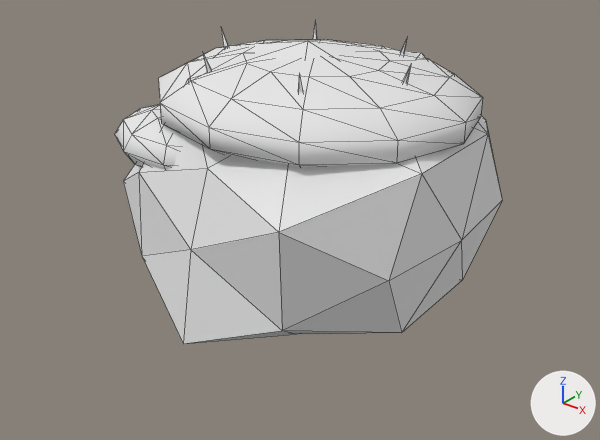
The glTF model assets/props/Rocks/BoulderMossy/BoulderMossy.glb: old version first, new version second.
Rendered twice from a 50 mm lens placed at (5.51, -7.02, 5.14), pointed at (0.16, -0.34, 1.0). Every picture has the same lights, and +X, +Y and +Z are marked at lower right. The picture after the commit comes second. Mesh edges are drawn as thin lines. Where no turn or scale is listed for an object, it has been applied to the vertices. Vertices at exactly the same position are counted once.

In view in the first picture: 'Body'.
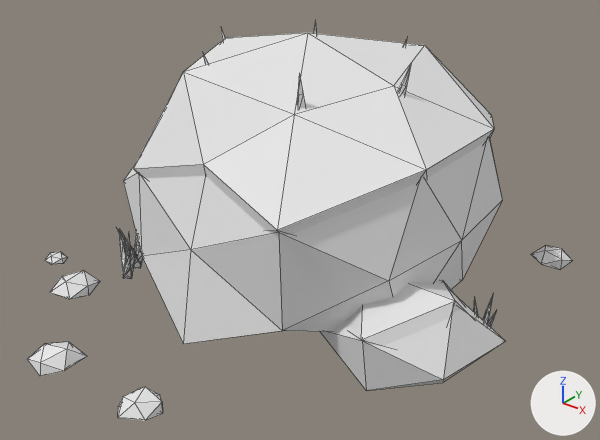
Location of each change, (x1, y1, x2, y2) in pixels of the pictures (600 x 440 px):
'Body', reshaped (41% wider, 23% taller): before (114, 20, 502, 344); after (27, 20, 573, 420)
part 1 of me_mesh_0, added: after (473, 297, 478, 316)
part 2 of me_mesh_0, added: after (123, 232, 131, 271)
part 3 of me_mesh_0, added: after (119, 233, 126, 274)
part 4 of me_mesh_0, added: after (134, 235, 140, 254)
part 5 of me_mesh_0, rebuilt: before (158, 39, 483, 167); after (133, 33, 494, 234)
part 6 of me_mesh_0, deleted: before (114, 104, 178, 169)
part 7 of me_mesh_0, built on: before (186, 331, 383, 344); after (27, 230, 573, 420)

What changed in the scene script:
```text
Change me_mesh_0:
    used by ob_body; location = (0.0, 0.0, 0.0)
    remove me_mesh_0.from_pydata(...)  # 265 vertices, 468 faces; spans x -2.17..2.03, y -2.09..2.08, z -0.47..2.96
    add me_mesh_0.from_pydata(...)  # 488 vertices, 848 faces; spans x -2.91..2.75, y -3.26..2.55, z -0.17..3.05
    me_mesh_0 part 1: the loose piece of 14 vertices spanning x 1.0..1.3, y -0.1..0.1, z 2.24..2.94 is copied, and the copy is multiplied about its middle by the matrix ((0.609, 0.026, -0.392), (0.076, 0.702, 0.164), (0.386, -0.179, 0.587)), then moved by (1.01, 0.19, -2.41); it spans x 2.12..2.33, y 0.06..0.26, z -0.06..0.44
    me_mesh_0 part 2: the loose piece of 14 vertices spanning x -0.66..-0.46, y -0.95..-0.68, z 2.24..2.94 is copied, and the copy is multiplied about its middle by the matrix ((0.71, 0.046, -0.031), (-0.022, 0.6, 0.383), (0.051, -0.381, 0.599)), then moved by (-1.4, -0.28, -2.41); it spans x -2.05..-1.88, y -1.26..-1.04, z -0.05..0.43
    me_mesh_0 part 3: the loose piece of 14 vertices spanning x -0.66..-0.46, y -0.95..-0.68, z 2.24..2.94 is copied, and the copy is multiplied about its middle by the matrix ((0.766, 0.072, -0.14), (-0.011, 0.717, 0.311), (0.158, -0.303, 0.703)), then moved by (-1.44, -0.32, -2.4); it spans x -2.13..-1.88, y -1.28..-1.12, z -0.08..0.46
    me_mesh_0 part 4: the loose piece of 14 vertices spanning x -0.66..-0.46, y -0.95..-0.68, z 2.24..2.94 is copied, and the copy is multiplied about its middle by the matrix ((0.662, 0.047, -0.042), (-0.018, 0.565, 0.35), (0.061, -0.347, 0.564)), then moved by (-1.57, 0.02, -2.41); it spans x -2.21..-2.04, y -0.96..-0.75, z -0.04..0.42
    me_mesh_0 part 5: the loose piece of 87 vertices spanning x -1.75..1.95, y -1.66..1.66, z 1.85..2.85 is rebuilt with 42 vertices and now spans x -1.74..1.98, y -2.0..2.05, z 1.24..3.05
    me_mesh_0 part 6: the loose piece of 52 vertices spanning x -1.9..0.1, y -1.66..-0.14, z 1.55..2.25 is deleted
    me_mesh_0 part 7: 7 vertices moved from x -1.29..1.0, y -1.23..1.07, z -0.47..0.0 to x -1.29..1.0, y -1.23..1.07, z 0.02; 210 vertices added at x -2.91..2.75, y -3.26..2.55, z -0.17..1.0
    other edits to the shape of me_mesh_0 do not show in these pictures
```
